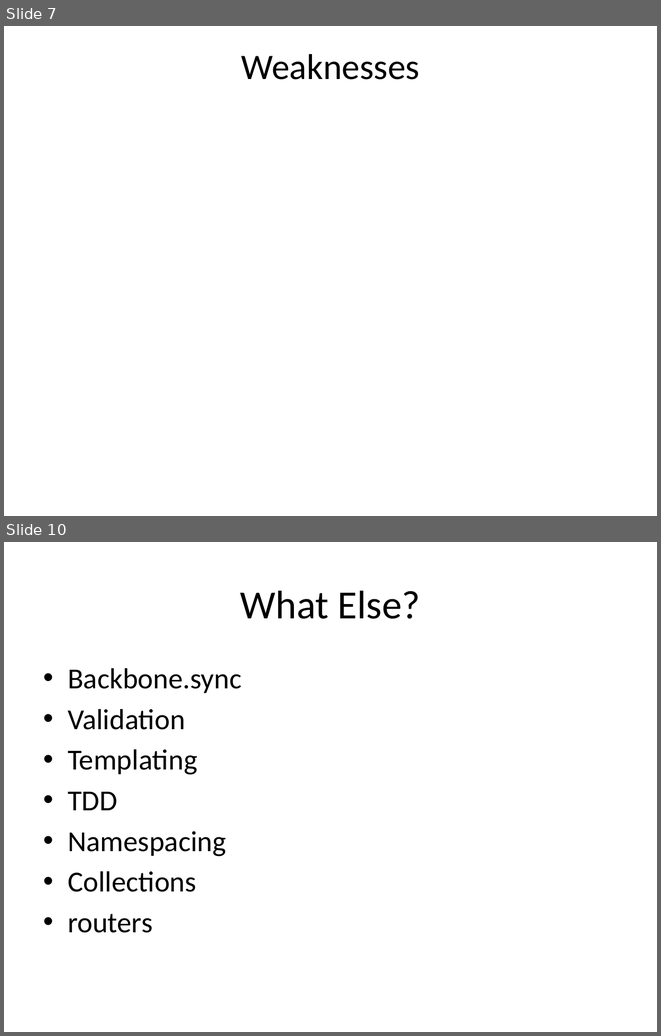
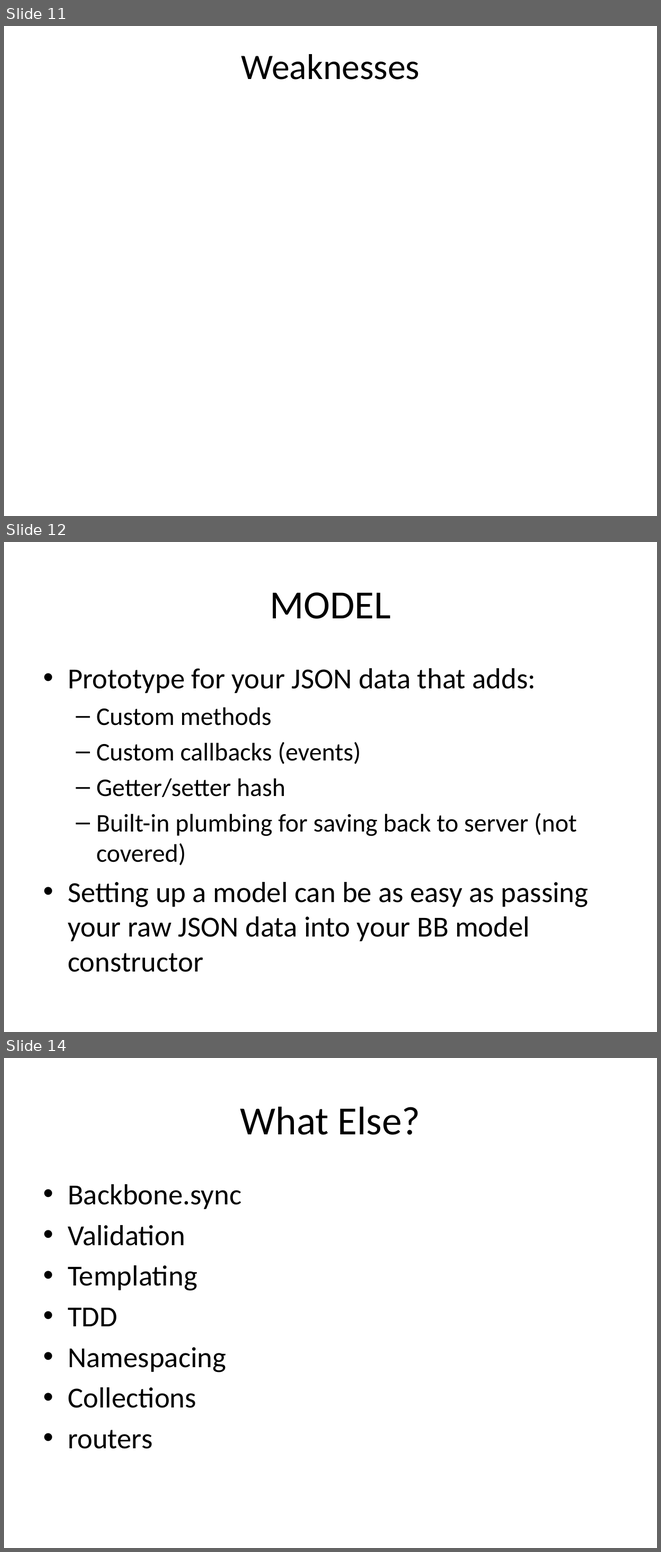
Before and after one commit to jkoynok/TechFest.BackBone, a slide deck: TechFest.Backbone/tf.backbone.pptx. Shown one above the other, each under a label of ours: slides 7 and 10 before the commit, slides 11, 12 and 14 after it; the slides between them are not shown. The pictures are 661x1036 and 661x1552 pixels, drawn with LibreOffice and Linux fonts; fonts in the diff are those of the drawing. Boxes give left, top, right and bottom in pixels: in the first picture for what was removed or moved away, otherwise in the second. Text is boxed around its words. In the diff, an @@ line names an element or a change of style, - is before the commit and + after.

```diff
--- a/TechFest.Backbone/tf.backbone.pptx
+++ b/TechFest.Backbone/tf.backbone.pptx
@@ slide 12 added at box(4, 542, 657, 1032), background #FFFFFF @@
@@ title added at box(270, 592, 391, 619), 44 pt, text #000000 @@
+MODEL
@@ text added at box(68, 668, 589, 972), 32 pt, text #000000 @@
+• Prototype for your JSON data that adds:
+  – Custom methods
+  – Custom callbacks (events)
+  – Getter/setter hash
+  – Built-in plumbing for saving back to server (not covered)
+• Setting up a model can be as easy as passing your raw JSON data into your BB model constructor
@@ what was slide 7 is now slide 11 @@
@@ what was slide 10 is now slide 14 @@
```
Also in this commit, not shown: 2 slides changed, 5 other slides added, 2 slides removed.
